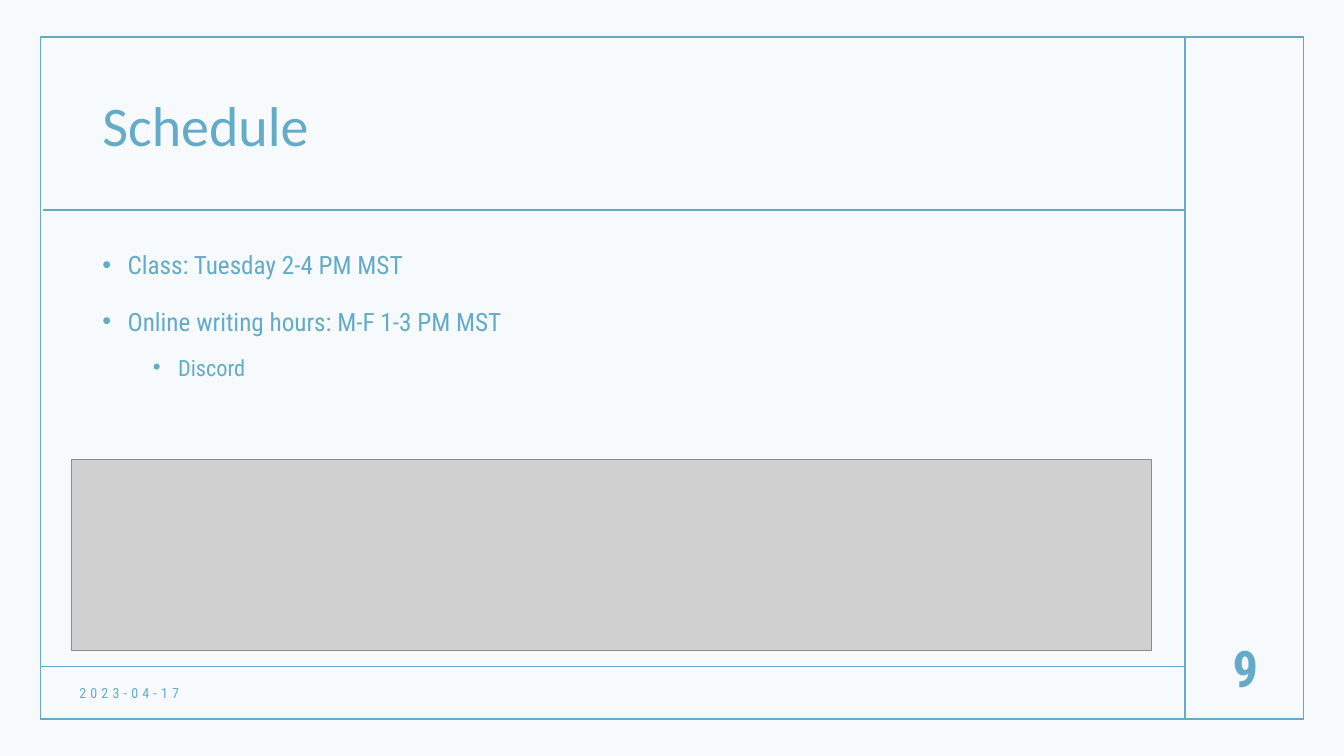
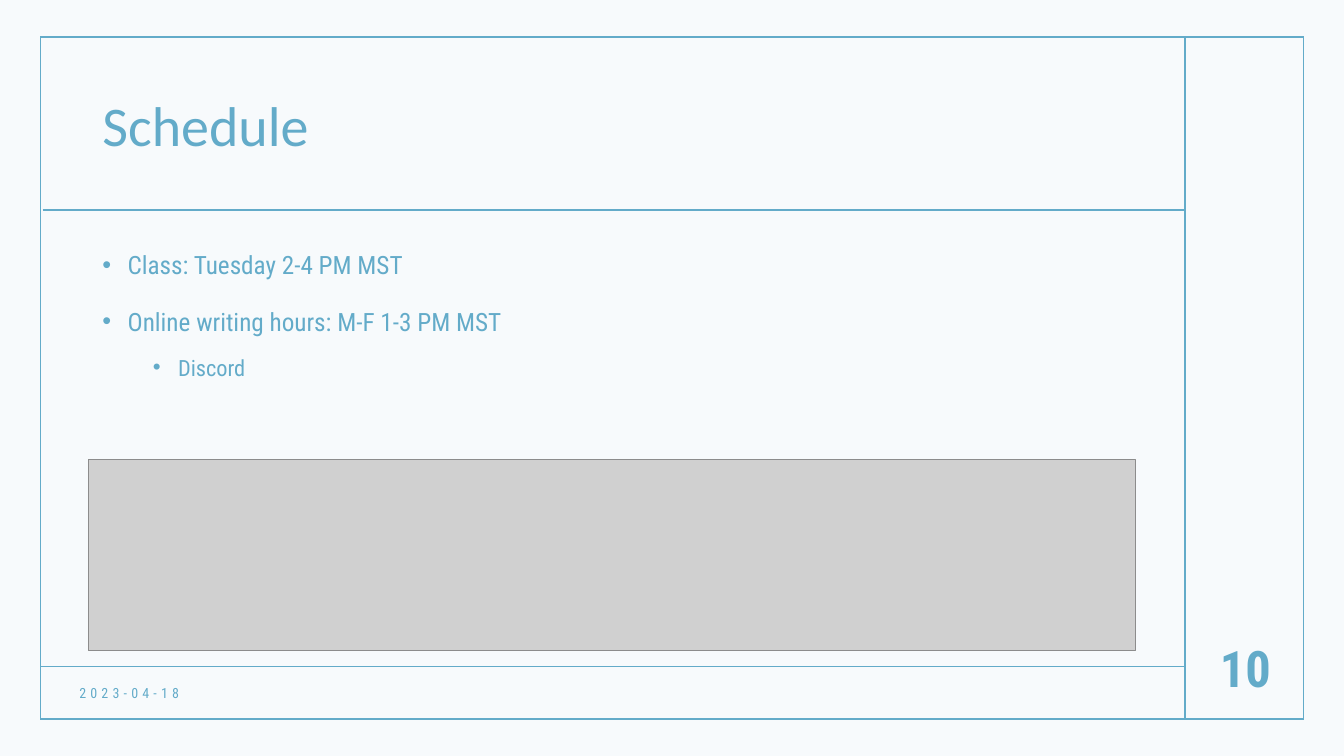
Before and after one commit to hatalbott/mcnair_academic_writing, a slide deck: slide 10 of 00-Intro/L00-Intro.pptx (slide 9 before the commit). Drawn at 1344x756 pixels with LibreOffice and Linux fonts; fonts in the diff are those of the drawing; grey boxes stand for pictures. Boxes give left, top, right and bottom in pixels: in the first picture for what was removed or moved away, otherwise in the second. Text is boxed around its words. In the diff, an @@ line names an element or a change of style, - is before the commit and + after.

Commit message:
make 5 class and 6 class schedules

```diff
--- a/00-Intro/L00-Intro.pptx
+++ b/00-Intro/L00-Intro.pptx
@@ picture resized from (x1=72, y1=460, x2=1152, y2=651) to (x1=89, y1=460, x2=1136, y2=651) @@
@@ page number at (x1=1220, y1=651, x2=1271, y2=688): text changed @@
-9
+10
@@ text at (x1=79, y1=688, x2=179, y2=698): text changed @@
-2023-04-17
+2023-04-18
```
Also in this commit, not shown: 9 other slides changed, 1 slide added, 5 other files.
